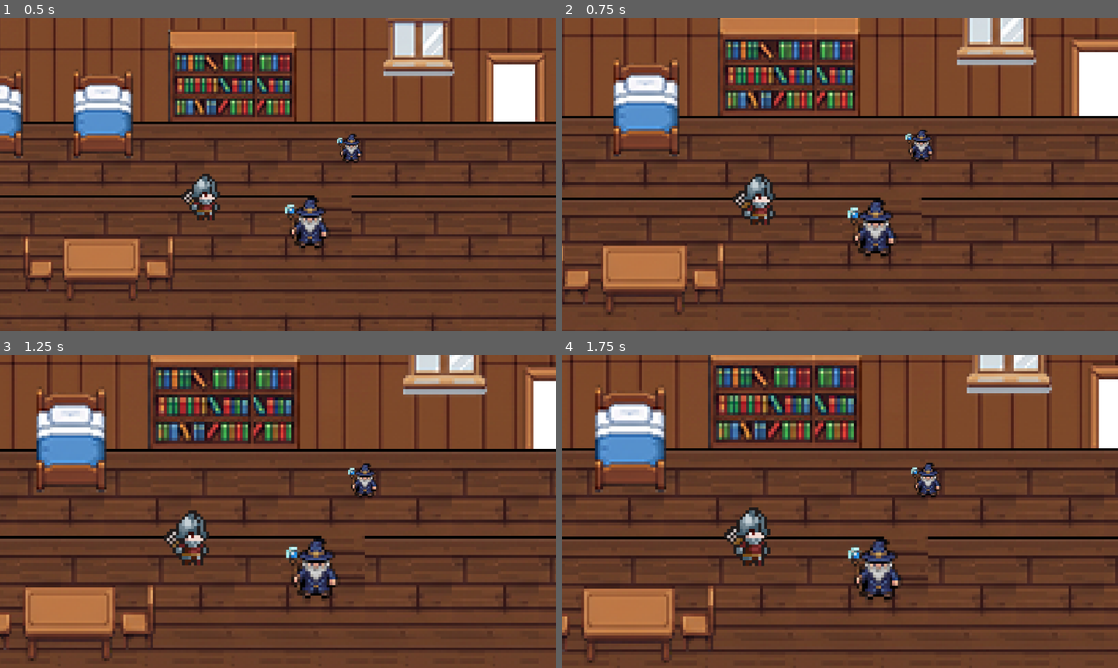
Above: before the commit, frames 1-4 (two rows, left to right).
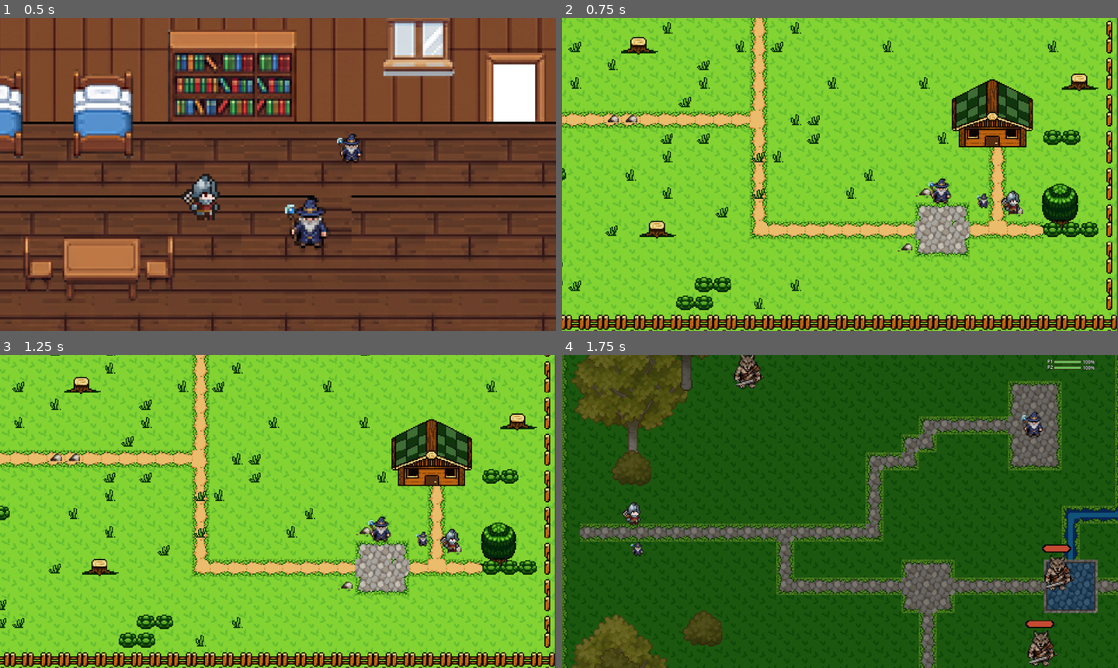
Above: after the commit, the same moments.

Repository: VCPC-UniFECAF/fits_on_fire
Game: Godot game, scene res://scenes/house.tscn
Same seed, same stepped clock (60 frames per second), same inputs: the game is played once before the commit and once after it.
Inputs (mouse positions are in pixels of both pictures, inside the frame that each line leads up to):
- Up to frame 1 (0.5 s): no input
- Up to frame 2 (0.75 s): move the mouse to (962, 158) at 0.52 s; hold Space (cycle_scene, bound only after the commit) from 0.53 s (still down)
- Up to frame 3 (1.25 s): keep holding Space (cycle_scene, bound only after the commit)
- Up to frame 4 (1.75 s): move the mouse to (728, 527) at 1.27 s; release Space (cycle_scene, bound only after the commit) at 1.28 s; tap E (interact) at 1.35 s; tap Space (cycle_scene, bound only after the commit) at 1.55 s

Frame 1 is identical in both runs. In frame 2, 100% of the frame differs, in the area x 0-100%, y 0-100%; in frame 3, 100%; in frame 4, 99%.

Commit message:
Feat: pular cena

Diff:
--- a/project.godot
+++ b/project.godot
@@ -14,6 +14,10 @@
 run/main_scene="uid://cwxoxvf0nnqla"
 config/features=PackedStringArray("4.6", "GL Compatibility")
 config/icon="res://icon.svg"
+
+[autoload]
+
+SceneCycle="*res://scripts/scene_cycle.gd"
 
 [display]
 
@@ -153,6 +157,11 @@
 , Object(InputEventJoypadButton,"resource_local_to_scene":false,"resource_name":"","device":1,"button_index":3,"pressure":0.0,"pressed":true,"script":null)
 ]
 }
+cycle_scene={
+"deadzone": 0.2,
+"events": [Object(InputEventKey,"resource_local_to_scene":false,"resource_name":"","device":-1,"window_id":0,"alt_pressed":false,"shift_pressed":false,"ctrl_pressed":false,"meta_pressed":false,"pressed":false,"keycode":0,"physical_keycode":32,"key_label":0,"unicode":32,"location":0,"echo":false,"script":null)
+]
+}
 
 [layer_names]
 
--- /dev/null
+++ b/scripts/scene_cycle.gd
@@ -0,0 +1,38 @@
+extends Node
+
+const SCENE_ORDER: Array[String] = [
+	"res://scenes/house.tscn",
+	"res://scenes/woods.tscn",
+	"res://scenes/forest.tscn",
+	"res://scenes/ruins.tscn",
+	"res://scenes/cave.tscn",
+	"res://scenes/dragons_nest.tscn",
+]
+
+var _changing: bool = false
+
+
+func _ready() -> void:
+	get_tree().scene_changed.connect(_on_scene_changed)
+
+
+func _on_scene_changed() -> void:
+	_changing = false
+
+
+func _input(event: InputEvent) -> void:
+	if _changing or not event.is_action_pressed("cycle_scene"):
+		return
+	get_viewport().set_input_as_handled()
+	_go_to_next_scene()
+
+
+func _go_to_next_scene() -> void:
+	var current_path := ""
+	var scene := get_tree().current_scene
+	if scene and not scene.scene_file_path.is_empty():
+		current_path = scene.scene_file_path
+	var index := SCENE_ORDER.find(current_path)
+	var next_index := 0 if index < 0 else (index + 1) % SCENE_ORDER.size()
+	_changing = true
+	get_tree().call_deferred("change_scene_to_file", SCENE_ORDER[next_index])
Not shown, added: export_presets.cfg
Not shown, added: scripts/scene_cycle.gd.uid
